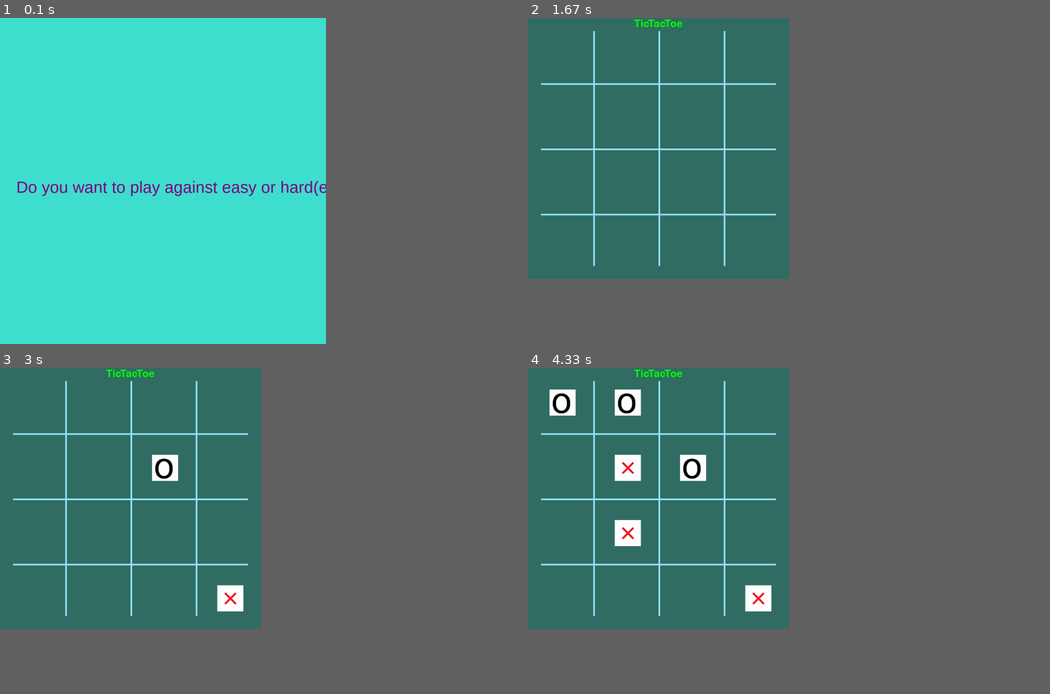
Above: before the commit, frames 1-4 (two rows, left to right).
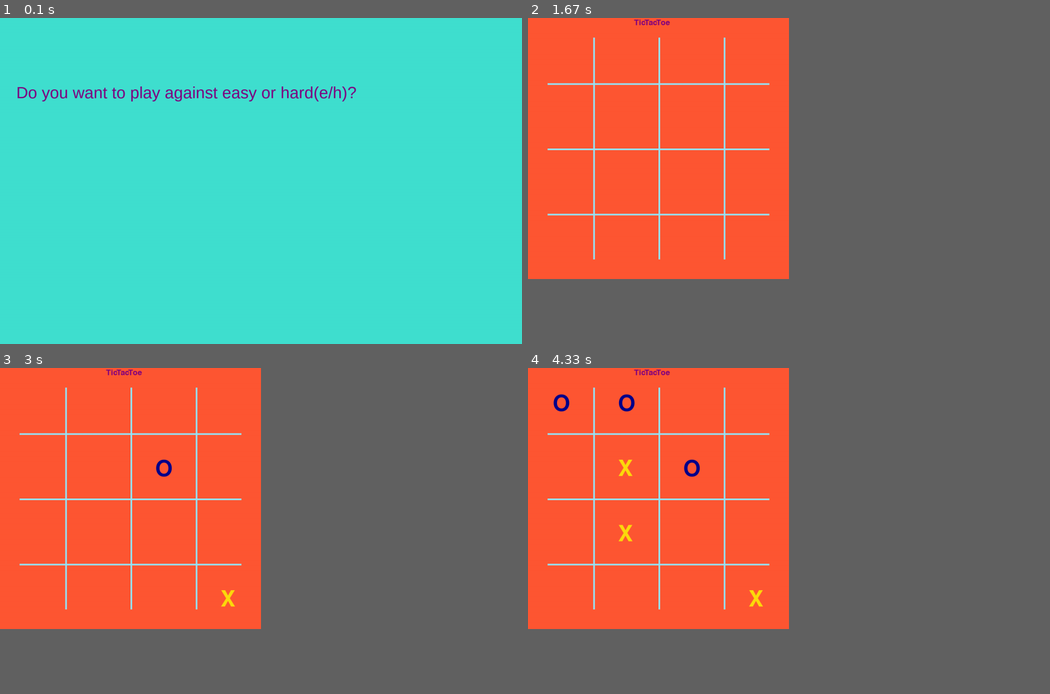
Above: after the commit, the same moments.

Repository: vv-ss/avpython
Game: pygame game, started from jugend_forscht/tictactoe/tictactoe pygame.py
The game is run twice, just before and just after one commit, with the same random seed, the same clock (stepped at 60 frames per second) and the same inputs.
Inputs (mouse positions are in pixels of both pictures, inside the frame that each line leads up to):
- Up to frame 1 (0.1 s): no input
- Up to frame 2 (1.67 s): hold H 0.33-0.8 s; tap 4 at 0.83 s; tap Y at 1.27 s
- Up to frame 3 (3 s): move the mouse to (224, 589) at 1.93 s; click (224, 589) at 2.28 s; move the mouse to (67, 446) at 2.77 s
- Up to frame 4 (4.33 s): click (595, 446) at 3.05 s; move the mouse to (658, 531) at 3.47 s; click (658, 531) at 3.73 s; move the mouse to (726, 537) at 4.17 s
In our replay, in frame 1 the window is 562x562 before the commit and 900x562 after it. These sizes can differ from the game's own. Grey fills any space a smaller window leaves; there, only what the larger window draws over its background counts as a difference.

The runs differ from the first frame. In frame 1, 1.8% of the frame differs, in the area x 3-69%, y 20-55%; in frame 2, 39%, in the area x 0-50%, y 0-81%; in frame 3, 39%; in frame 4, 39%.

Commit message:
Finished Tic... fix scrabble

Diff:
--- a/jugend_forscht/scrabble/scrabble_copy.py
+++ b/jugend_forscht/scrabble/scrabble_copy.py
@@ -163,8 +163,8 @@
     spalte = int(input('spalte:'))
     wort_auf_brett=input('Welches Wort liegt bereits auf dem Brett: ')
     possible=[]
-    start_spalte=spalte
-    if diraction=='down':
+    if diraction=='right':
+        start_spalte = spalte
         for buchstabe_auf_brett in wort_auf_brett:
             for lenght_of_word in range(1, 8):
                 alle_kombinationen = list(itertools.permutations(gestell, lenght_of_word))
@@ -177,8 +177,24 @@
                         #print(kombi_list, kombi)
                         neu_wort = ''.join(kombi_list)
                         if neu_wort in alle_woerter:
-                            possible.append((neu_wort, start_row, spalte))
+                            possible.append((neu_wort, start_row, start_spalte))
             start_spalte+=1
+    if diraction=='down':
+        start_row = row
+        for buchstabe_auf_brett in wort_auf_brett:
+            for lenght_of_word in range(1, 8):
+                alle_kombinationen = list(itertools.permutations(gestell, lenght_of_word))
+                for kombi in alle_kombinationen:
+                    for x in range(lenght_of_word + 1):
+                        #print(x)
+                        start_spalte = spalte - x
+                        kombi_list = list(kombi)
+                        kombi_list.insert(x, buchstabe_auf_brett)
+                        #print(kombi_list, kombi)
+                        neu_wort = ''.join(kombi_list)
+                        if neu_wort in alle_woerter:
+                            possible.append((neu_wort, start_row, start_spalte))
+            start_row+=1
     print(possible)
 
 d = {'a': 1, 'ä': 6, 'b': 3, 'c': 4, 'd': 1, 'e': 1, 'f': 4, 'g': 2, 'h': 2, 'i': 1, 'j': 6, 'k': 4, 'l': 2, 'm': 3,
--- a/jugend_forscht/tictactoe/tictactoe pygame.py
+++ b/jugend_forscht/tictactoe/tictactoe pygame.py
@@ -1,13 +1,12 @@
-import time
-
 import pygame
 from pygame.locals import *
 import random
 
 Wert_dict = {}
 com_move_first = True
-
-# Welche Zuege kann der Spieler ziehen
+cell_width = 200
+
+# Welche Züge kann der Spieler ziehen
 def next_players_state(n):
     moves = []
     for i in range(0, len(n)):
@@ -17,7 +16,7 @@
             moves.append(''.join(x))
     return moves
 
-# Welche Zuege kann der Computer ziehen
+# Welche Züge kann der Computer ziehen
 def next_com_state(n):
     next_states = []
     for i in range(0, len(n)):
@@ -34,7 +33,7 @@
     else:
         return True
 
-# Positionen, wie die Lage aussehen koennte, wenn der Spieler gewinnt
+# Positionen, wie die Lage aussehen könnte, wenn der Spieler gewinnt
 def is_player_end_state(n):
     if len(n) == 9:
         if n[0] == n[3] == n[6] == '2':
@@ -55,6 +54,7 @@
             player_win = True
         else:
             player_win = False
+        return player_win
     if len(n) == 16:
         if n[0] == n[4] == n[8] == n[12] == '2':
             player_win = True
@@ -78,10 +78,10 @@
             player_win = True
         else:
             player_win = False
-    return player_win
-
-
-# Positionen, wie die Lage aussehen koennte, wenn der Computer gewinnt
+        return player_win
+
+
+# Positionen, wie die Lage aussehen könnte, wenn der Computer gewinnt
 def is_com_end_state(n):
    if len(n) == 9:
        if n[0] == n[3] == n[6] == '1':
@@ -147,7 +147,7 @@
         else:
             return False
 
-# Wir geben jedem moeglichem Zug einen Wert
+# Wir geben jedem möglichem Zug einen Wert
 def get_wert(state):
     #print("Came to get_wert for ", state)
     if state in Wert_dict:
@@ -172,9 +172,8 @@
     Wert_dict[state] = state_wert
     return state_wert
 
-# In welches Kaestchen soll der Computer ziehen?
+# In welches Kästchen soll der Computer ziehen?
 def com_move(state):
-    #print("Came to com_move with ", state)
     next_states = next_com_state(state)
     next_best_state = next_states[0]
     next_best_wert = get_wert(next_best_state)
@@ -187,115 +186,66 @@
         if state[i] != next_best_state[i]:
             return i
 
-# Der Computer zieht einen beliebigen Zug, sodass der Spieler auch gewinnen kann(einfachere Spielvariante)
+# Der Computer zieht einen beliebigen Zug, sodass der Spieler auch gewinnen kann(einfache Spielvariante)
 def com_random_move(state):
     while True:
         x = random.randint(0, len(state)-1)
         if state[x] == '0':
             return x
 
-# # Es wird nach jedem Zug die Brettlage besimmt
-# def convert_state_to_board(state, i):
-#     if state[i] == '0':
-#         return ' '
-#     if state[i] == '1':
-#         return 'O'
-#     if state[i] == '2':
-#         return 'X'
-#
-# # 3x3 Brett
-# def printBoard3(state):
-#     print('__ __ __ __ __')
-#     print('|', convert_state_to_board(state, 0), '|', convert_state_to_board(state, 1), '|',
-#           convert_state_to_board(state, 2), '|')
-#     print('__ __ __ __ __')
-#     print('|', convert_state_to_board(state, 3), '|', convert_state_to_board(state, 4), '|',
-#           convert_state_to_board(state, 5), '|')
-#     print('__ __ __ __ __')
-#     print('|', convert_state_to_board(state, 6), '|', convert_state_to_board(state, 7), '|',
-#           convert_state_to_board(state, 8), '|')
-#     print('__ __ __ __ __')
-#
-# # 4x4 Brett
-# def printBoard4(state):
-#     print('__ __ __ __ __ __')
-#     print('|', convert_state_to_board(state, 0), '|', convert_state_to_board(state, 1), '|',
-#           convert_state_to_board(state, 2), '|', convert_state_to_board(state, 3), '|')
-#     print('__ __ __ __ __ __')
-#     print('|', convert_state_to_board(state, 4), '|', convert_state_to_board(state, 5), '|',
-#           convert_state_to_board(state, 6), '|', convert_state_to_board(state, 7), '|')
-#     print('__ __ __ __ __ __')
-#     print('|', convert_state_to_board(state, 8), '|', convert_state_to_board(state, 9), '|',
-#           convert_state_to_board(state, 10), '|', convert_state_to_board(state, 11), '|')
-#     print('__ __ __ __ __ __')
-#     print('|', convert_state_to_board(state, 12), '|', convert_state_to_board(state, 13), '|',
-#           convert_state_to_board(state, 14), '|', convert_state_to_board(state, 15), '|')
-
-
-
+# Farben, die später gebraucht werden
+darkblue=(0,0,139)
+gold=(253, 218, 13)
+darkgreen2=(50,110,100)
+red= (255, 87, 51)
 darkgreen=(0,100,0)
 green = (0, 255, 0)
-tuerkis=(64, 224, 208)
+türkis=(64, 224, 208)
 orange = (255,165,0)
 lightblue=(150,230,250)
 purple=(128,0,128)
 pygame.init()
+# Schriften, die später gebraucht werden
 font_style = pygame.font.SysFont("bahnschrift", 50)
-
-
-width=1000
-height=1000
-
-X_img = pygame.image.load("red_x.jpg")
-O_img = pygame.image.load("o_modified.png")
-x_img = pygame.transform.scale(X_img, (80, 80))
-o_img = pygame.transform.scale(O_img, (80, 80))
-# Initializing surface
-window = pygame.display.set_mode((width,height))
-pygame.display.set_caption('Tik Tak Toe by Aarav and Viyona')
-cell_width = 200
-font = pygame.font.Font('freesansbold.ttf', 32)
-
-
-
+font_style2 = pygame.font.SysFont("comicschrift", 100)
+
+# Der Computer berechnet mithilfe der Kordinaten in welches Kästchen der Spieler ziehen möchte
 def user_click():
-    # get coordinates of mouse click
-
-    # font = pygame.font.Font('freesansbold.ttf', 32)
     x, y = pygame.mouse.get_pos()
-
     column = x//cell_width
     row = y//cell_width
     return (row, column)
 
+# Das Brett wird in der Größe 3/4 gemalt
 def print_board(size):
-    margin = 40
+    margin = 60
     surface = pygame.display.set_mode((size* cell_width, size*cell_width))
-    surface.fill((50, 110, 100))
+    surface.fill(red)
     pygame.display.set_caption('Tik Tak Toe by Aarav and Viyona')
     for n in range(1, size):
-        # senkrecht
+        # Striche, die senkrecht sind
         pygame.draw.rect(window, lightblue, pygame.Rect(n*cell_width, margin, 5, size*cell_width - 2*margin))
-        # waagerecht
+        # Striche,die waagerecht sind
         pygame.draw.rect(window, lightblue, pygame.Rect(margin, n * cell_width, size * cell_width - 2*margin, 5))
 
-    text = font.render('TicTacToe', True, green)
+    text = font.render('TicTacToe', True, purple)
     surface.blit(text, (size*cell_width/2-75,2))
     return surface
 
-
-
-
-
-
-
-
-green_cover=pygame.draw.rect(window,tuerkis,pygame.Rect(0,0,1000,1000))
-
+# Der Hintergrund der Farben wird gemalt
+width=1600
+height=1000
+window = pygame.display.set_mode((width,height))
+pygame.display.set_caption('Tik Tak Toe by Aarav and Viyona')
+font = pygame.font.Font('freesansbold.ttf', 24)
+green_cover=pygame.draw.rect(window,türkis,pygame.Rect(0,0,width,height))
+
+# Computer frägt erste Frage
 question1=font_style.render('Do you want to play against easy or hard(e/h)?',True,purple)
-window.blit(question1, (50,490))
-pygame.display.flip()
-
+window.blit(question1, (50,200))
+pygame.display.flip()
+
+# Computer beobachtet bis der Spieler "e" oder "h"
 computer_stufe = None
 while True:
     if (computer_stufe):
@@ -312,16 +262,17 @@
                 computer_stufe = 'Hard'
                 print("Key H has been pressed")
                 break
-
-
+# Computer schreibt die Antwort der ersten Frage darunter
 answer1=font_style.render("You chose " + computer_stufe, True, darkgreen)
-window.blit(answer1, (50,540))
-pygame.display.flip()
-
+window.blit(answer1, (50,250))
+pygame.display.flip()
+
+# Computer frägt zweite Frage
 question=font_style.render('Do you want to play on 3x3 or 4x4 (3/4)?',True,purple)
-window.blit(question, (50,650))
-pygame.display.flip()
-
+window.blit(question, (50,370))
+pygame.display.flip()
+
+# Computer beobachtet bis der Spieler "3" oder "4"
 board_size = None
 while True:
     if (board_size):
@@ -339,18 +290,17 @@
                 print("Key 4 has been pressed")
                 break
 
-
+# Computer schreibt die Antwort der zweiten Frage darunter
 answer=font_style.render("You chose " + str(board_size) + 'x' + str(board_size), True, darkgreen)
-window.blit(answer, (50,740))
-pygame.display.flip()
-
-
-
-# Ask next question
-question2=font_style.render('Do you want to start(y/n)?',True,purple)
-window.blit(question2, (50,830))
-pygame.display.flip()
-
+window.blit(answer, (50,420))
+pygame.display.flip()
+
+# Computer frägt dritte Frage
+question2=font_style.render('Do you want to move first(y/n)?',True,purple)
+window.blit(question2, (50,540))
+pygame.display.flip()
+
+# Computer beobachtet bis der Spieler "n" oder "y"
 start_player = None
 while True:
     if start_player:
@@ -368,6 +318,7 @@
                 print("Key N has been pressed")
                 break
 
+# So läuft das Spiel ab
 def game():
     global com_move_first
     if start_player == 'Y':
@@ -376,17 +327,21 @@
     pygame.display.flip()
     state = '0'*(board_size*board_size)
     while True:
+        # Wenn es Unentschieden ist oder jemand gewonnen hat, soll der Computer hinschreiben wie das Spiel geendet ist
         if draw(state):
-            print("IT WAS A DRAW!!!!!!!!!!!!!!")
-            time.sleep(20)
+            computerwin = font_style.render('DRAW!!!', True, purple)
+            surface.blit(computerwin, (board_size * cell_width / 2 - 100, board_size * cell_width-60))
+            pygame.display.flip()
             break
         if is_com_end_state(state):
-            print("COMPUTER WON!!!!")
-            time.sleep(20)
+            computerwin = font_style.render('COMPUTER WON!!!', True, purple)
+            surface.blit(computerwin, (board_size*cell_width/2-175, board_size*cell_width-60))
+            pygame.display.flip()
             break
         if is_player_end_state(state):
-            print("PLAYER WON!!!!")
-            time.sleep(20)
+            computerwin = font_style.render('PLAYER WON!!!', True, purple)
+            surface.blit(computerwin, (board_size * cell_width /2-175, board_size * cell_width -60))
+            pygame.display.flip()
             break
         if com_turn(state):
             if computer_stufe == 'Hard':
@@ -399,10 +354,12 @@
                 else:
                     move = com_move(state)
             else:
+                # Der Computer malt
                 move = com_random_move(state)
             row = move // board_size
             column = move % board_size
-            surface.blit(o_img, (cell_width * column + cell_width / 3, cell_width * row + cell_width / 3))
+            Oletter = font_style2.render('O', True, darkblue)
+            surface.blit(Oletter, (cell_width * column + cell_width / 3 + 10, cell_width * row + cell_width / 3 + 10))
             pygame.display.update()
             state_list = list(state)
             state_list[move] = '1'
@@ -419,7 +376,8 @@
                         if state[row*board_size + column] != '0':
                             break
                         print(row, column)
-                        surface.blit(x_img, (cell_width * column + cell_width / 3, cell_width * row + cell_width / 3))
+                        Xletter=font_style2.render('X', True, gold)
+                        surface.blit(Xletter, (cell_width * column + cell_width / 3 + 10, cell_width * row + cell_width / 3 + 10))
                         pygame.display.update()
                         moved = True
                         break
@@ -431,6 +389,11 @@
                     state = ''.join(state_list)
                     break
 
-
-
+    while True:
+        for event in pygame.event.get():
+            if event.type == QUIT:
+                pygame.quit()
+            else:
+                pass
 game()
+# christoph.buergis@gmail.com
Binary file changed: jugend_forscht/tictactoe/red_x.jpg
